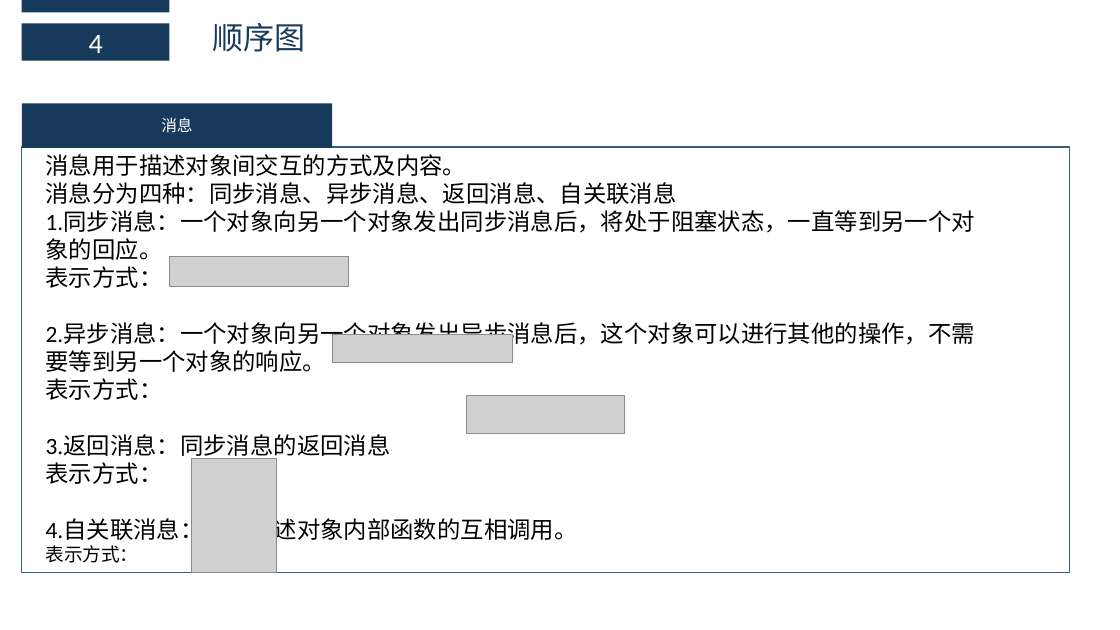
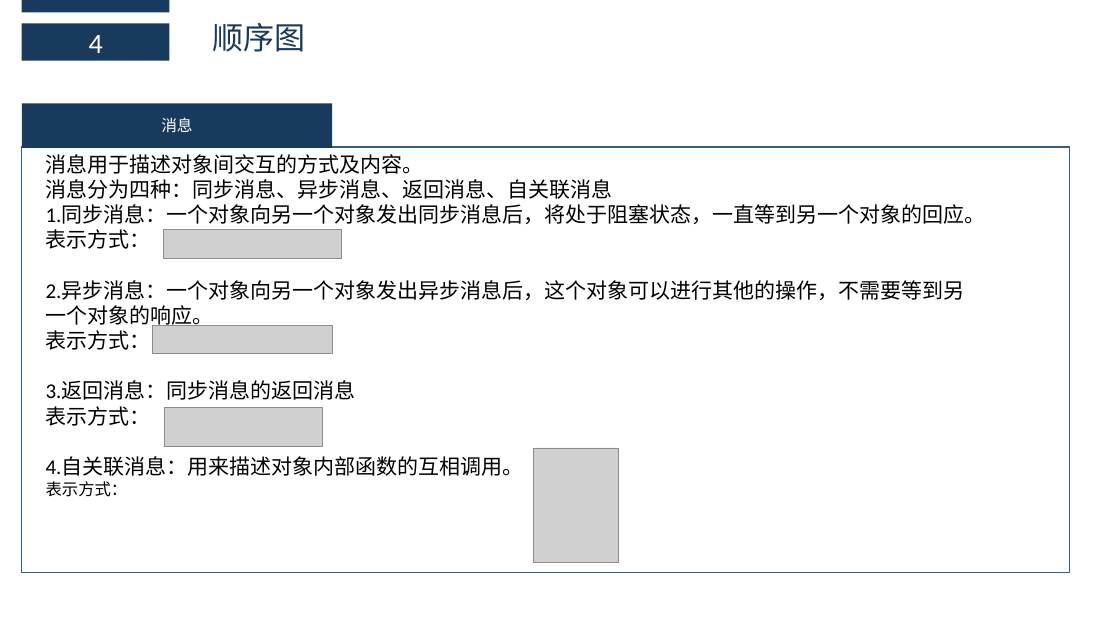
Before and after one commit to boboHh/AssistantTeaching, a slide deck: slide 23 of 受控文档/00-PPT/PRD2018-G11-UML图 （完成）.pptx. Drawn at 1120x630 pixels with LibreOffice and Linux fonts; fonts in the diff are those of the drawing; grey boxes stand for pictures. Boxes give left, top, right and bottom in pixels: in the first picture for what was removed or moved away, otherwise in the second. Text is boxed around its words. In the diff, an @@ line names an element or a change of style, - is before the commit and + after.

```diff
--- a/受控文档/00-PPT/PRD2018-G11-UML图 （完成）.pptx
+++ b/受控文档/00-PPT/PRD2018-G11-UML图 （完成）.pptx
@@ text "消息用于描述对象间交互的方式及内容。" at (46,154,986,497): size 20 to 18 pt; size 16 to 14 pt in "表示方式：" @@
@@ picture: place and size @@
-picture at (170,257,348,287)
+picture at (163,229,341,259)
@@ picture: place and size @@
-picture at (332,335,513,363)
+picture at (152,325,333,353)
@@ picture: place and size @@
-picture at (466,396,625,434)
+picture at (165,408,323,446)
@@ picture: place and size @@
-picture at (192,459,276,573)
+picture at (534,448,618,562)
```
Also in this commit, not shown: 4 other slides changed.
